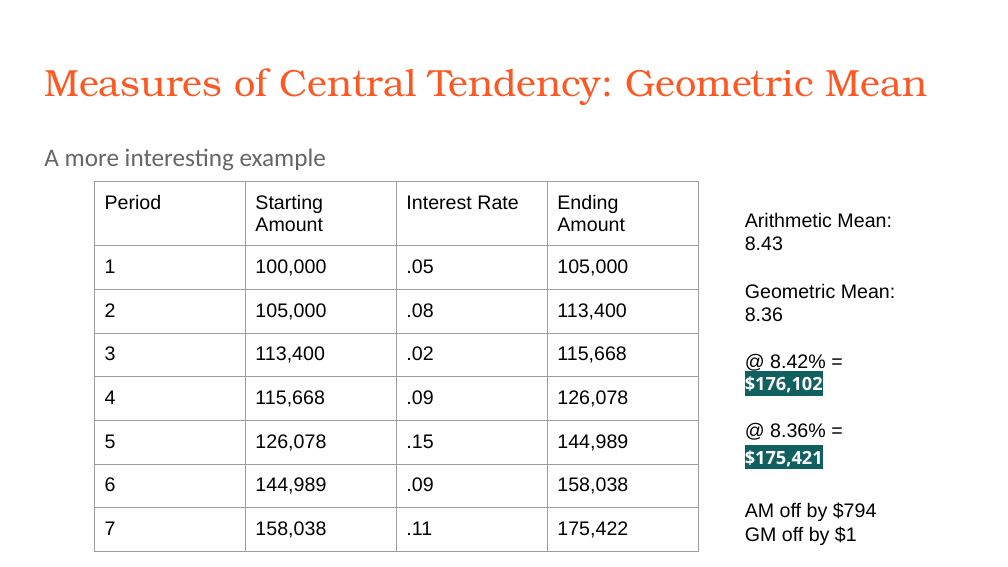
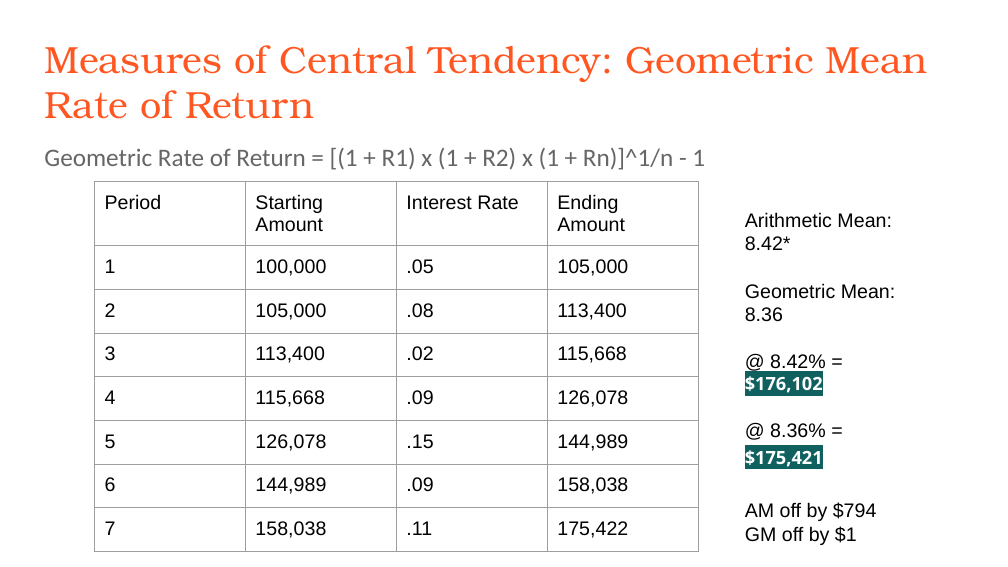
Before and after one commit to rjwrobel86/Python4Statistics, a slide deck: slide 7 of Stuff For Class/Slides/Descriptive Statistics.pptx. Drawn at 1008x567 pixels with LibreOffice and Linux fonts; fonts in the diff are those of the drawing. Boxes give left, top, right and bottom in pixels: in the first picture for what was removed or moved away, otherwise in the second. Text is boxed around its words. In the diff, an @@ line names an element or a change of style, - is before the commit and + after.

```diff
--- a/Stuff For Class/Slides/Descriptive Statistics.pptx
+++ b/Stuff For Class/Slides/Descriptive Statistics.pptx
@@ title at [44,45,927,119]: text changed @@
-Measures of Central Tendency: Geometric Mean
+Measures of Central Tendency: Geometric Mean Rate of Return
@@ text at [44,148,705,170]: text changed @@
-A more interesting example
+Geometric Rate of Return = [(1 + R1) x (1 + R2) x (1 + Rn)]^1/n - 1
@@ text at [745,236,896,545]: text changed @@
-8.43
+8.42*
```
Also in this commit, not shown: 12 other slides changed, 10 slides added, 8 slides removed, 27 other files.
